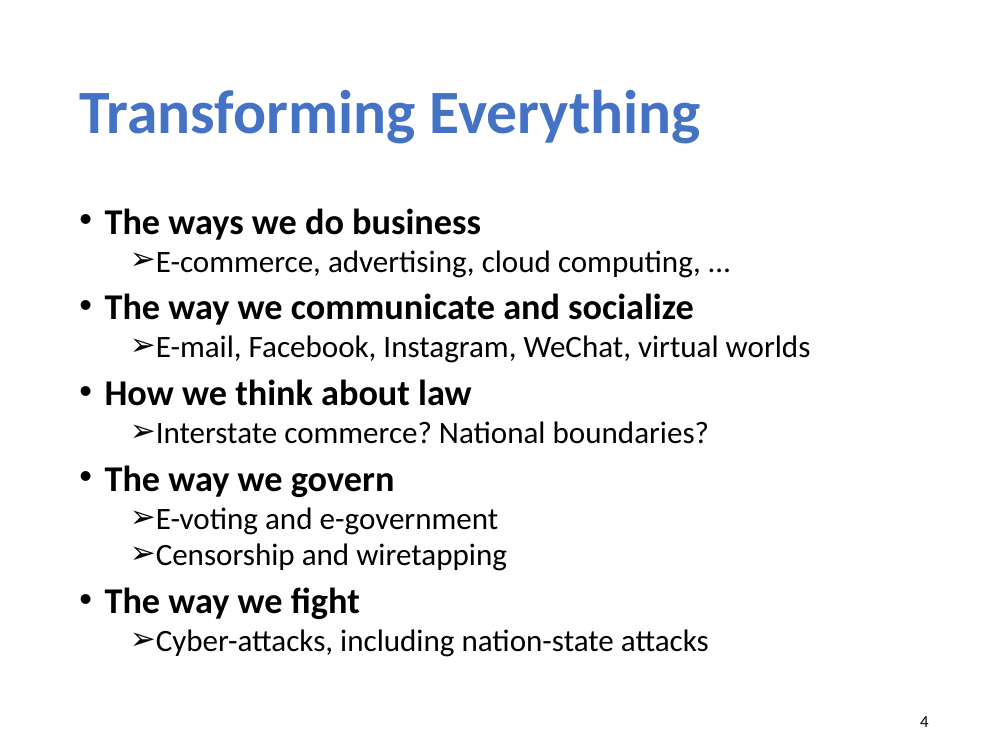
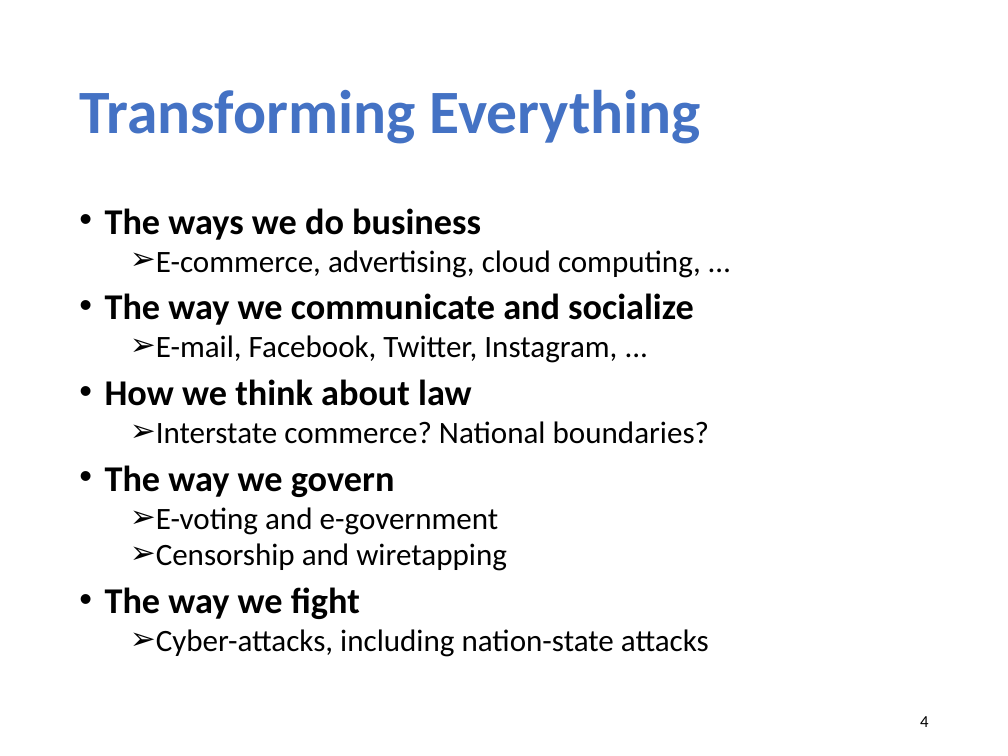
Before and after one commit to xinjin/course-adv-net, a slide deck: slide 4 of slides/lec01_overview.pptx. Drawn at 1008x756 pixels with LibreOffice and Linux fonts; fonts in the diff are those of the drawing. Boxes give left, top, right and bottom in pixels: in the first picture for what was removed or moved away, otherwise in the second. Text is boxed around its words. In the diff, an @@ line names an element or a change of style, - is before the commit and + after.

```diff
--- a/slides/lec01_overview.pptx
+++ b/slides/lec01_overview.pptx
@@ text at (156,335,617,363): text changed @@
-  ➢ E-mail, Facebook, Instagram, WeChat, virtual worlds
+  ➢ E-mail, Facebook, Twitter, Instagram, ...
```
Also in this commit, not shown: 8 other slides changed, 1 slide removed, 1 other file.
